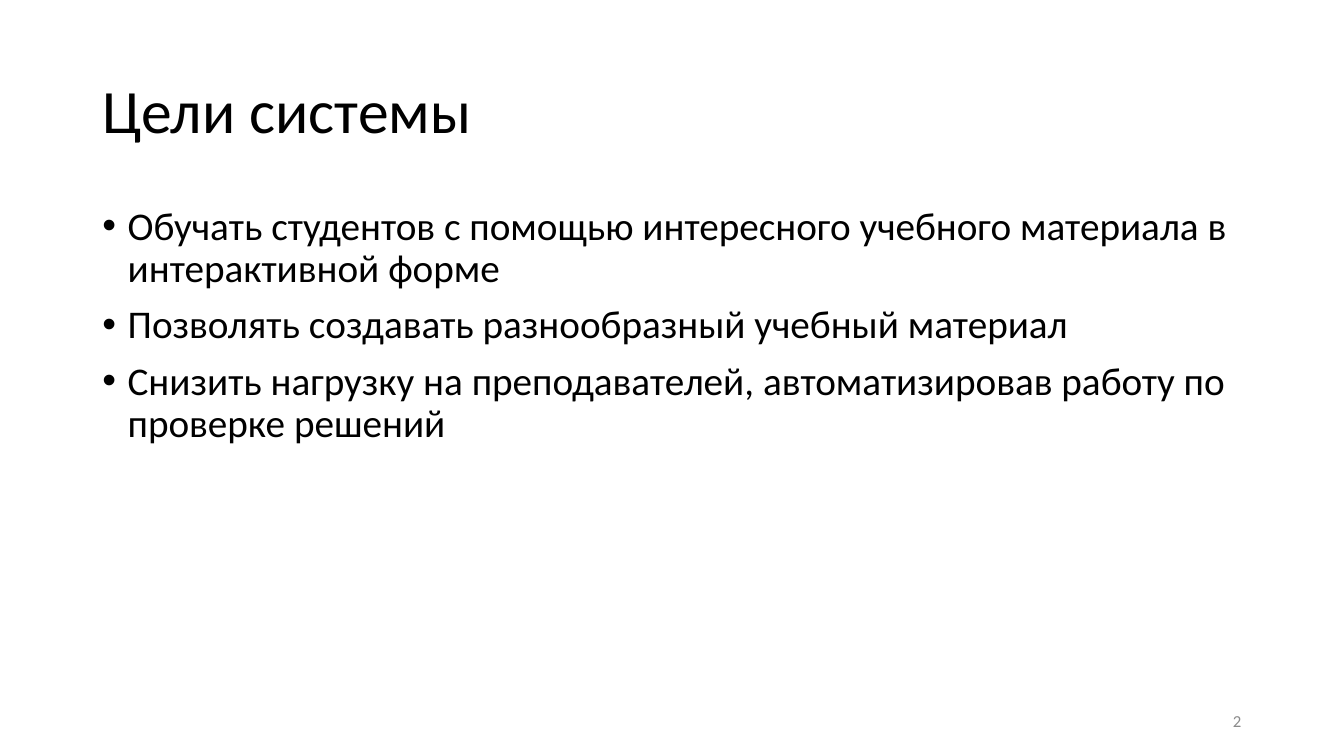
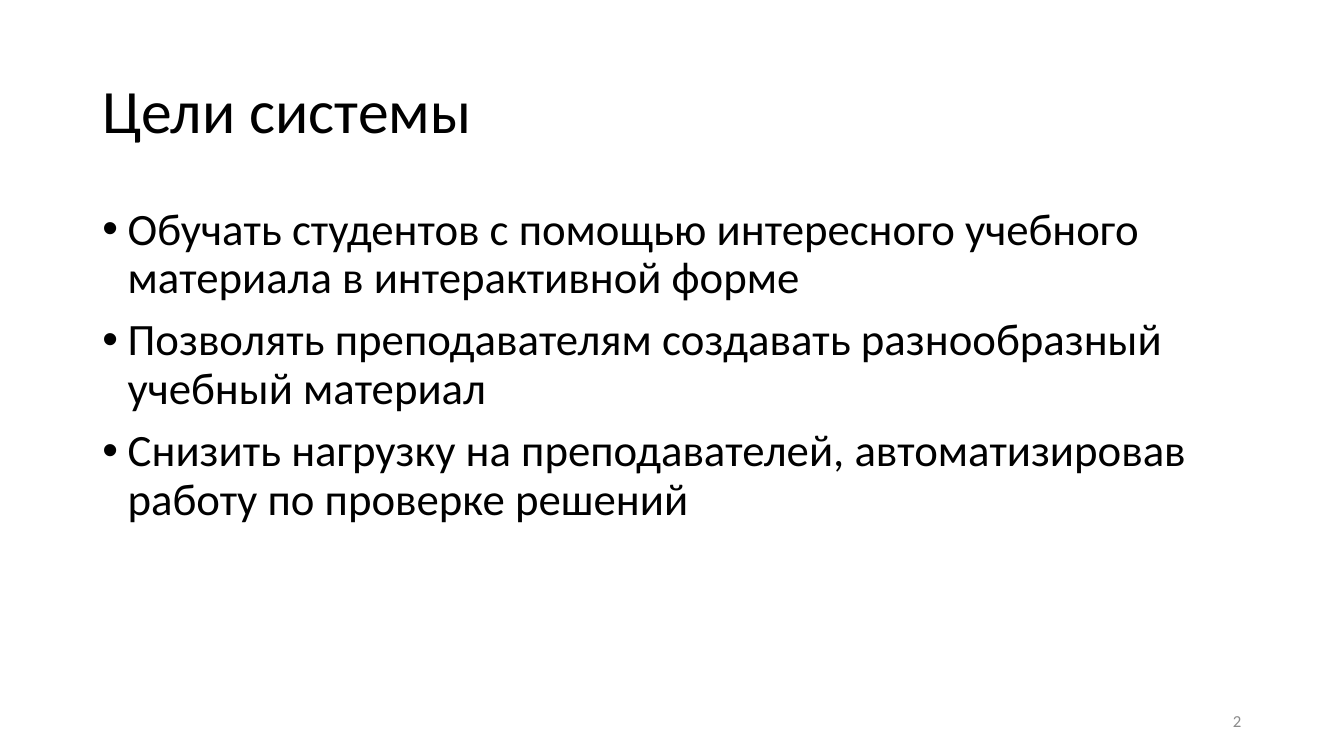
Before and after one commit to KerkDovan/GPO, a slide deck: slide 2 of Конференции/Международная научно-практическая конференция -Электронные средства и системы управления-/Выступление/Презентация.pptx. Drawn at 1344x756 pixels with LibreOffice and Linux fonts; fonts in the diff are those of the drawing. Boxes give left, top, right and bottom in pixels: in the first picture for what was removed or moved away, otherwise in the second. Text is boxed around its words. In the diff, an @@ line names an element or a change of style, - is before the commit and + after.

```diff
--- a/Конференции/Международная научно-практическая конференция -Электронные средства и системы управления-/Выступление/Презентация.pptx
+++ b/Конференции/Международная научно-практическая конференция -Электронные средства и системы управления-/Выступление/Презентация.pptx
@@ text at box(128, 214, 1186, 523): size 28 to 32 pt in "Обучать студентов с помощью интересного учебного материала ...", "Снизить нагрузку на преподавателей, автоматизировав работу п ..." @@
@@ text at box(128, 324, 1162, 412): text changed; size 28 to 32 pt @@
-• Позволять создавать разнообразный учебный материал
+• Позволять преподавателям создавать разнообразный учебный материал
```
Also in this commit, not shown: 6 other slides changed, 3 slides removed, 3 other files.
